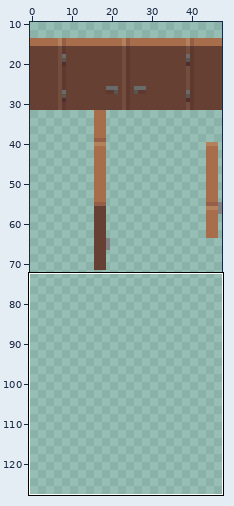
One commit to this pixel-art file: assets/Doors.ase. Above, an overview of the earlier version with the close-up marked.
Close-up. Earlier state:
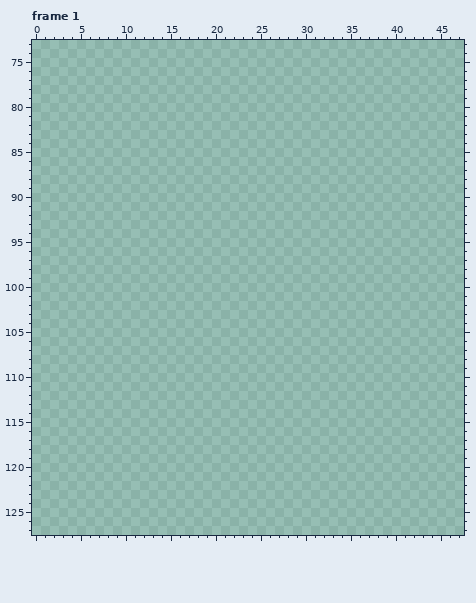
48x128 pixels, 7 frames. Shown: frame 1: x 0..47, y 73..127. The wide view leaves out empty margins. The commit also changed other frames or places, which this record leaves out.
And afterwards:
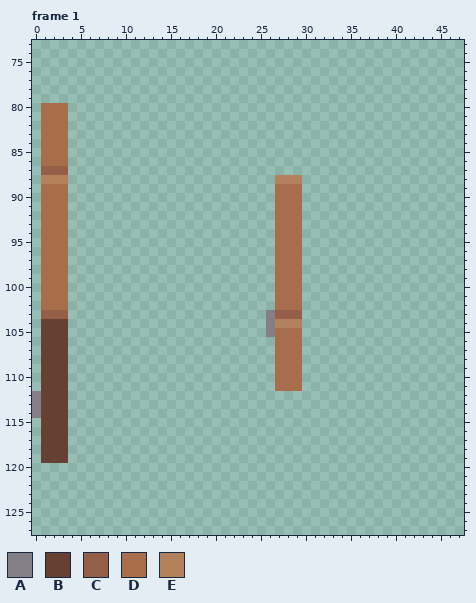
Palette (. is transparent): A #847e87  B #664133  C #945e48  D #a86e4c  E #b3815b
The exact change:
Frame 1, layer "MaskedDoors":
y 80..86: x 1..3 ... -> DDD
y 87: x 1..3 ... -> CCC
y 88: x 1..3 ... -> EEE; x 27..29 ... -> EEE
y 89..102: x 1..3 ... -> DDD; x 27..29 ... -> DDD
y 103: x 1..3 ... -> CCC; x 26..29 .... -> ACCC
y 104: x 1..3 ... -> BBB; x 26..29 .... -> AEEE
y 105: x 1..3 ... -> BBB; x 26..29 .... -> ADDD
y 106..111: x 1..3 ... -> BBB; x 27..29 ... -> DDD
y 112..114: x 0..3 .... -> ABBB
y 115..119: x 1..3 ... -> BBB
